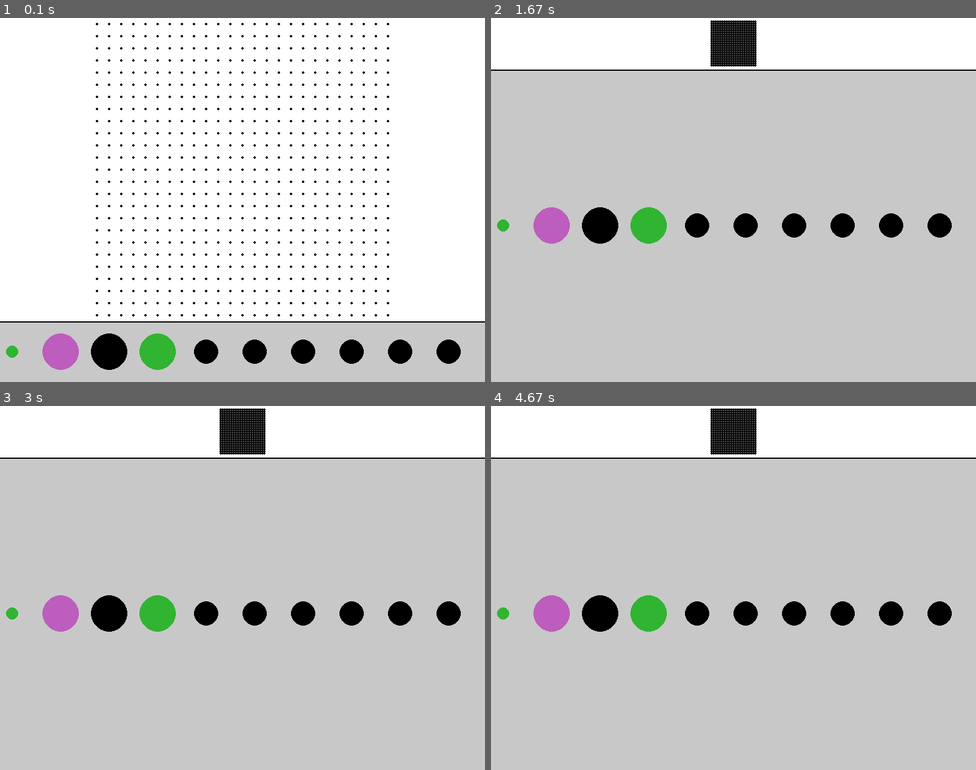
Above: before the commit, frames 1-4 (two rows, left to right).
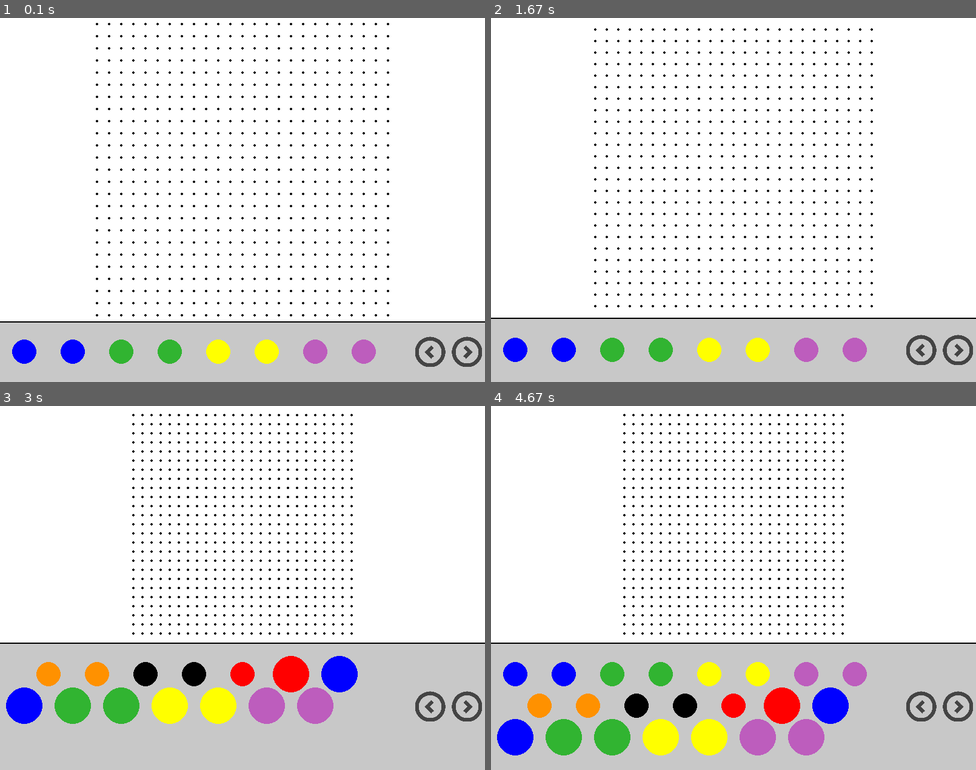
Above: after the commit, the same moments.

Repository: mossnevin/Moss-Owen-CSC
Game: pygame game, started from route_maker.py
The game is run twice, just before and just after one commit, with the same random seed, the same clock (stepped at 60 frames per second) and the same inputs.
Inputs (mouse positions are in pixels of both pictures, inside the frame that each line leads up to):
- Up to frame 1 (0.1 s): no input
- Up to frame 2 (1.67 s): press the mouse at (956, 352) at 0.37 s; move the mouse to (772, 247) at 0.47 s; release the mouse at (583, 145) at 0.6 s; press the mouse at (733, 320) at 0.7 s; move the mouse to (685, 196) at 0.8 s; release the mouse at (636, 68) at 0.93 s; press the mouse at (922, 316) at 1.03 s; move the mouse to (917, 327) at 1.13 s; release the mouse at (917, 338) at 1.27 s; press the mouse at (733, 254) at 1.37 s; move the mouse to (680, 287) at 1.47 s; release the mouse at (626, 316) at 1.6 s
- Up to frame 3 (3 s): press the mouse at (431, 737) at 1.7 s; move the mouse to (266, 689) at 1.8 s; release the mouse at (106, 646) at 1.93 s; press the mouse at (465, 737) at 2.03 s; move the mouse to (421, 726) at 2.13 s; release the mouse at (378, 719) at 2.27 s; press the mouse at (242, 704) at 2.37 s; move the mouse to (232, 580) at 2.47 s; release the mouse at (223, 453) at 2.6 s; press the mouse at (465, 704) at 2.7 s; move the mouse to (417, 595) at 2.8 s; release the mouse at (363, 486) at 2.93 s
- Up to frame 4 (4.67 s): press the mouse at (922, 704) at 3.03 s; move the mouse to (845, 635) at 3.13 s; release the mouse at (772, 566) at 3.27 s; press the mouse at (956, 704) at 3.37 s; move the mouse to (777, 642) at 3.47 s; release the mouse at (597, 580) at 3.6 s; press the mouse at (922, 704) at 3.7 s; move the mouse to (830, 711) at 3.8 s; release the mouse at (743, 719) at 3.93 s; press the mouse at (922, 704) at 4.03 s; move the mouse to (912, 580) at 4.13 s; release the mouse at (903, 456) at 4.27 s; press the mouse at (956, 704) at 4.37 s; move the mouse to (898, 704) at 4.47 s; release the mouse at (840, 704) at 4.6 s

The runs differ from the first frame. In frame 1, 4.6% of the frame differs, in the area x 1-100%, y 86-97%; in frame 2, 72%, in the area x 0-100%, y 0-96%; in frame 3, 59%; in frame 4, 61%.

Commit message:
Change to holds on panel

Diff:
--- a/inventory.json
+++ b/inventory.json
@@ -1,74 +1,134 @@
 [
     {
-        "name": "Hold_1",
-        "type": "Sloper",
-        "colour": "Green",
-        "size": "Small"
+        "name": "1",
+        "type": "Jug",
+        "colour": "Blue",
+        "size": "Medium"
     },
     {
-        "name": "afa",
-        "type": "Crimp",
+        "name": "2",
+        "type": "Jug",
+        "colour": "Blue",
+        "size": "Medium"
+    },
+    {
+        "name": "3",
+        "type": "Jug",
+        "colour": "Green",
+        "size": "Medium"
+    },
+    {
+        "name": "4",
+        "type": "Jug",
+        "colour": "Green",
+        "size": "Medium"
+    },
+    {
+        "name": "5",
+        "type": "Jug",
+        "colour": "Yellow",
+        "size": "Medium"
+    },
+    {
+        "name": "6",
+        "type": "Jug",
+        "colour": "Yellow",
+        "size": "Medium"
+    },
+    {
+        "name": "7",
+        "type": "Jug",
+        "colour": "Purple",
+        "size": "Medium"
+    },
+    {
+        "name": "8",
+        "type": "Jug",
+        "colour": "Purple",
+        "size": "Medium"
+    },
+    {
+        "name": "9",
+        "type": "Jug",
+        "colour": "Orange",
+        "size": "Medium"
+    },
+    {
+        "name": "10",
+        "type": "Jug",
+        "colour": "Orange",
+        "size": "Medium"
+    },
+    {
+        "name": "11",
+        "type": "Jug",
+        "colour": "Black",
+        "size": "Medium"
+    },
+    {
+        "name": "12",
+        "type": "Jug",
+        "colour": "Black",
+        "size": "Medium"
+    },
+    {
+        "name": "13",
+        "type": "Jug",
+        "colour": "Red",
+        "size": "Medium"
+    },
+    {
+        "name": "14",
+        "type": "Jug",
+        "colour": "Red",
+        "size": "Large"
+    },
+    {
+        "name": "15",
+        "type": "Jug",
+        "colour": "Blue",
+        "size": "Large"
+    },
+    {
+        "name": "16",
+        "type": "Jug",
+        "colour": "Blue",
+        "size": "Large"
+    },
+    {
+        "name": "17",
+        "type": "Jug",
+        "colour": "Green",
+        "size": "Large"
+    },
+    {
+        "name": "18",
+        "type": "Jug",
+        "colour": "Green",
+        "size": "Large"
+    },
+    {
+        "name": "19",
+        "type": "Jug",
+        "colour": "Yellow",
+        "size": "Large"
+    },
+    {
+        "name": "20",
+        "type": "Jug",
+        "colour": "Yellow",
+        "size": "Large"
+    },
+    {
+        "name": "21",
+        "type": "Jug",
         "colour": "Purple",
         "size": "Large"
     },
     {
-        "name": "afa",
-        "type": "Crimp",
-        "colour": "Black",
+        "name": "22",
+        "type": "Jug",
+        "colour": "Purple",
         "size": "Large"
-    },
-    {
-        "name": "afa",
-        "type": "Crimp",
-        "colour": "Green",
-        "size": "Large"
-    },
-    {
-        "name": "",
-        "type": "Sloper",
-        "colour": "Black",
-        "size": "Medium"
-    },
-    {
-        "name": "",
-        "type": "Sloper",
-        "colour": "Black",
-        "size": "Medium"
-    },
-    {
-        "name": "",
-        "type": "Sloper",
-        "colour": "Black",
-        "size": "Medium"
-    },
-    {
-        "name": "",
-        "type": "Sloper",
-        "colour": "Black",
-        "size": "Medium"
-    },
-    {
-        "name": "",
-        "type": "Sloper",
-        "colour": "Black",
-        "size": "Medium"
-    },
-    {
-        "name": "",
-        "type": "Sloper",
-        "colour": "Black",
-        "size": "Medium"
-    },
-    {
-        "name": "",
-        "type": "Sloper",
-        "colour": "Black",
-        "size": "Medium"
-    },
-    {
-        "name": "",
-        "type": "Crimp",
-        "colour": "Green",
-        "size": "Tiny"
     }
 ]
--- a/route_maker.py
+++ b/route_maker.py
@@ -1,5 +1,7 @@
 import pygame as py
-import os, json as js
+import os
+import json as js
+import math
 
 
 py.init()
@@ -19,6 +21,17 @@
 # Dragging state
 is_dragging = False
 SPACING_ON_HOLDS_PANEL = 80
+ROOM_FOR_BUTTONS = 200
+on_row = 1
+
+#---------Image loading---------
+try:
+    right_arrow = py.image.load("icons/right_arrow.png").convert_alpha()
+    right_arrow = py.transform.scale(right_arrow, (50, 50))
+    left_arrow = py.transform.flip(right_arrow, True, False)
+except py.error:
+    ("Failed to load image")
+
 
 # ---------Grid class-------------
 class Grid:
@@ -68,9 +81,10 @@
     "Green": "#31b431",
     "Yellow": "#ffff00",
     "Purple": "#BD5DBD",
-    "orange": "#FF9100"
+    "Orange": "#FF9100"
 
 }
+
 
 
 
@@ -82,6 +96,9 @@
     display_width, display_height = py.display.get_window_size()
     mouse_grab_area = py.Rect(0, display_height - holds_panel_height - 5, display_width, 10)
 
+    l_arrow_rect = left_arrow.get_rect(center =(holds_panel_width - 90, holds_panel_height // 2))
+    r_arrow_rect = right_arrow.get_rect(center = (holds_panel_width - 30, holds_panel_height// 2))
+
     for event in py.event.get():
         if event.type == py.QUIT:
             run = False
@@ -91,6 +108,10 @@
             # Only start dragging if the click originates in the grab area
             if mouse_grab_area.collidepoint(py.mouse.get_pos()):
                 is_dragging = True
+            elif l_arrow_rect.move(0,display_height - holds_panel_height).collidepoint(py.mouse.get_pos()):
+                on_row -= 1
+            elif r_arrow_rect.move(0,display_height - holds_panel_height).collidepoint(py.mouse.get_pos()):
+                on_row += 1
         elif event.type == py.MOUSEBUTTONUP:
             is_dragging = False
 
@@ -102,6 +123,8 @@
     holds_panel = py.Surface((holds_panel_width, holds_panel_height))
     holds_panel.fill(("#c8c8c8"))
 
+
+
     # Cursor feedback
     if mouse_grab_area.collidepoint(py.mouse.get_pos()):
         py.mouse.set_cursor(py.SYSTEM_CURSOR_SIZENS)
@@ -111,8 +134,8 @@
     if mouse_down:
         new_mouse_y = py.mouse.get_pos()[1]
         new_height = display_height - new_mouse_y
-        min_h = 20
-        max_h = max(40, display_height - 40)
+        min_h = 70
+        max_h = 70 * possible_rows
         holds_panel_height = max(min_h, min(max_h, new_height))
 
 
@@ -122,13 +145,35 @@
     grid.update(display_width, display_height)
 
     #Diplay holds on the panel
+    processed_holds_data = []
+    rows_visible = holds_panel_height // 70
+
     for i, hold in enumerate(holds_data):
-        hold_size = size_properies[hold["size"]]
-        hold_colour = colour_properies[hold["colour"]]
-        hold_x = i * SPACING_ON_HOLDS_PANEL + 20
-        hold_y = holds_panel_height // 2
-        py.draw.circle(holds_panel, hold_colour, (hold_x, hold_y), hold_size)
+        processed_holds_data.append({
+        "size": size_properies[hold["size"]],
+        "colour": colour_properies[hold["colour"]],
+        "x": (i * SPACING_ON_HOLDS_PANEL + 40),
+        "y": holds_panel_height // 2,
+        "row": math.ceil((i * SPACING_ON_HOLDS_PANEL + 40) / (holds_panel_width - ROOM_FOR_BUTTONS)),
+    })
+    possible_rows = processed_holds_data[-1]["row"]
 
+    for hold in processed_holds_data:
+        if hold["row"] in range(on_row, rows_visible + on_row):
+
+            relative_x = hold["x"] - ((hold["row"] - 1) * (holds_panel_width - ROOM_FOR_BUTTONS))
+            y = (holds_panel_height // (rows_visible + 1)) * (hold["row"] - on_row +1)
+
+            py.draw.circle(
+                holds_panel,
+                hold["colour"],
+                (relative_x, y),
+                hold["size"]
+            )
+
+    # Buttons
+    holds_panel.blit(right_arrow,r_arrow_rect)
+    holds_panel.blit(left_arrow, l_arrow_rect)
 
     # -----------Drawing for the main screen-------------
     screen.fill(("#ffffffff"))
Binary file removed: Icons/arrow.png
Binary file added: Icons/right_arrow.png
